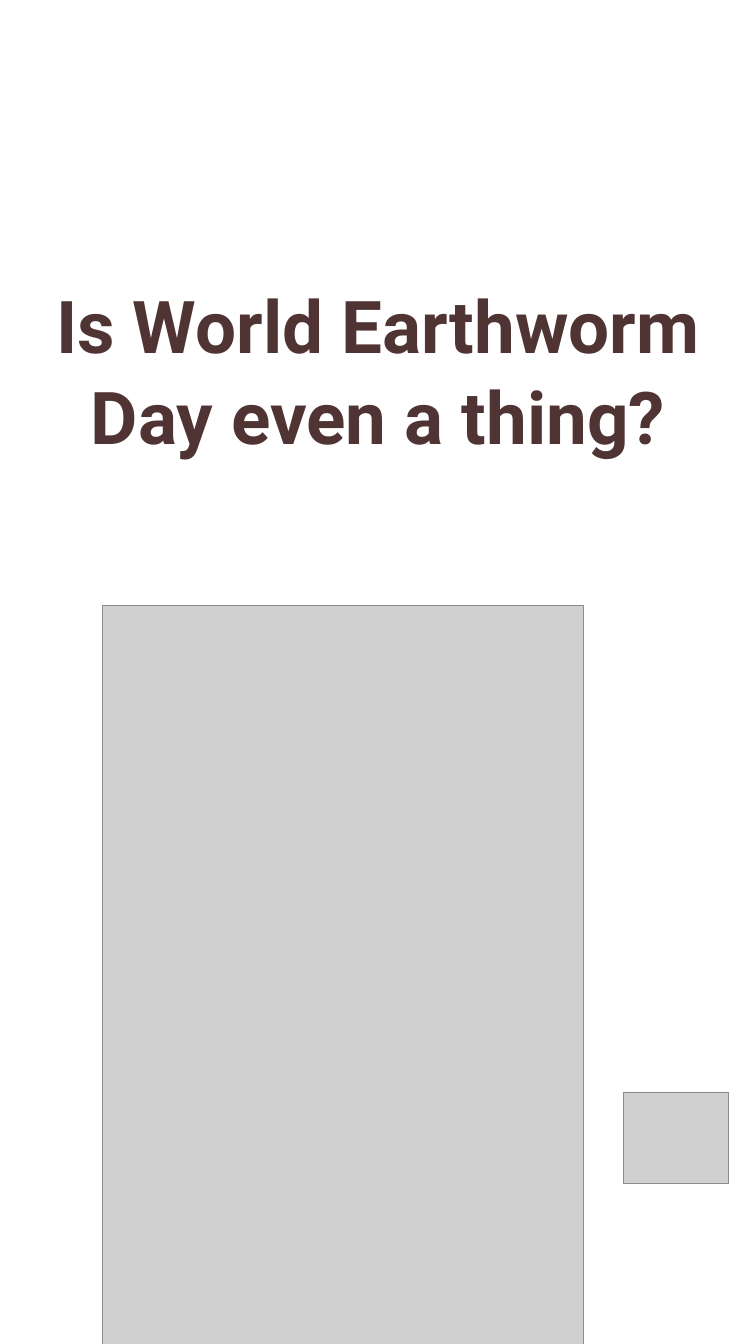
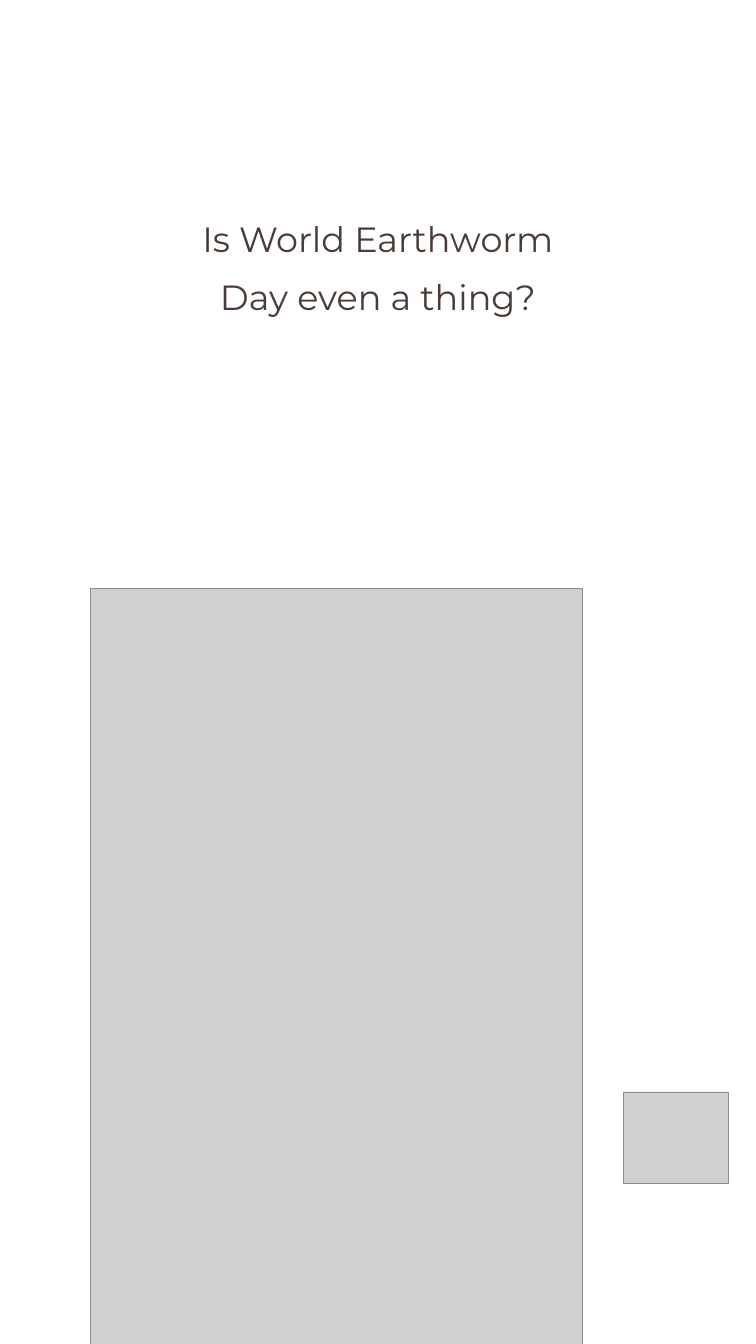
Before and after one commit to linneamoritznyc/final-SFWsite-Linnea, a slide deck: slide 1 of social/earthworm-day-2026-10-21/21-10-2026-wed-ig-story-earthworm.pptx. Drawn at 756x1344 pixels with LibreOffice and Linux fonts; fonts in the diff are those of the drawing; grey boxes stand for pictures. Boxes give left, top, right and bottom in pixels: in the first picture for what was removed or moved away, otherwise in the second. Text is boxed around its words. In the diff, an @@ line names an element or a change of style, - is before the commit and + after.

```diff
--- a/social/earthworm-day-2026-10-21/21-10-2026-wed-ig-story-earthworm.pptx
+++ b/social/earthworm-day-2026-10-21/21-10-2026-wed-ig-story-earthworm.pptx
@@ text "Is World Earthworm": place and size @@
-text "Is World Earthworm" at [56,298,700,460]
+text "Is World Earthworm" at [202,226,553,317]
@@ text "Is World Earthworm" at [202,226,553,317]: size 78 to 37.5 pt, font Roboto to Montserrat, text colour #4F3433 to #4A3B36, bold off; line spacing 1.04 to 1.4 @@
@@ picture: place and size @@
-picture at [103,605,583,1344]
+picture at [90,588,582,1344]
```
Also in this commit, not shown: 3 other slides changed, 5 slides added, 1 slide removed, 21 other files.
